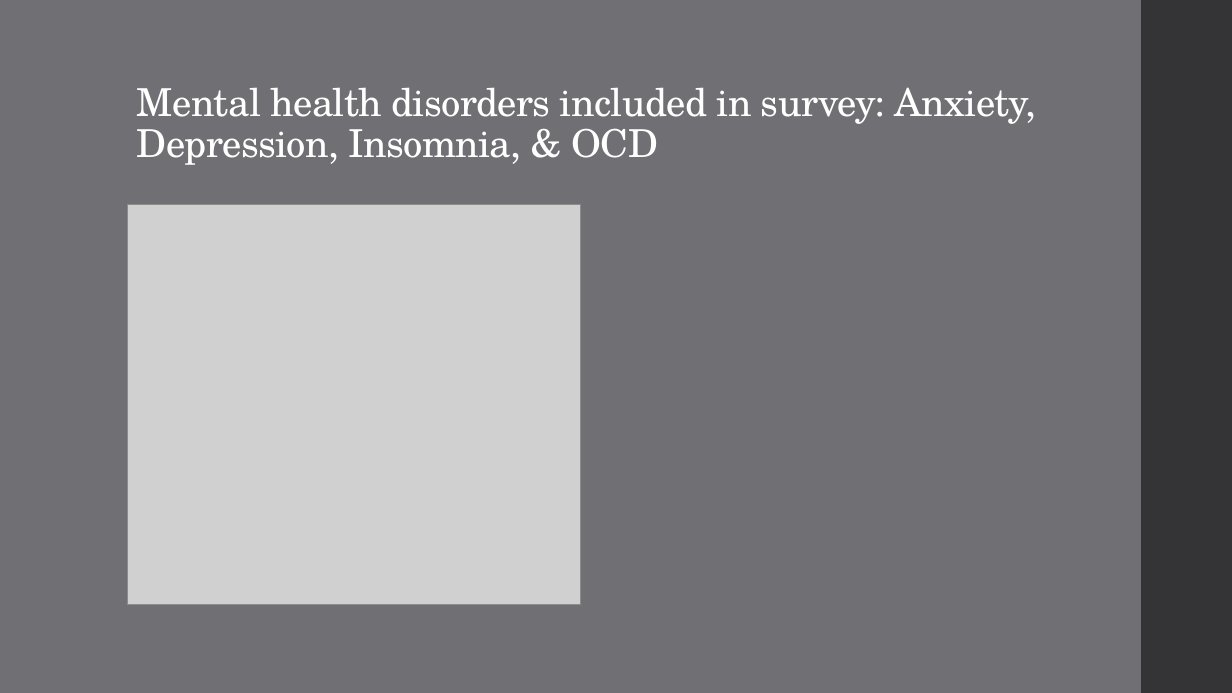
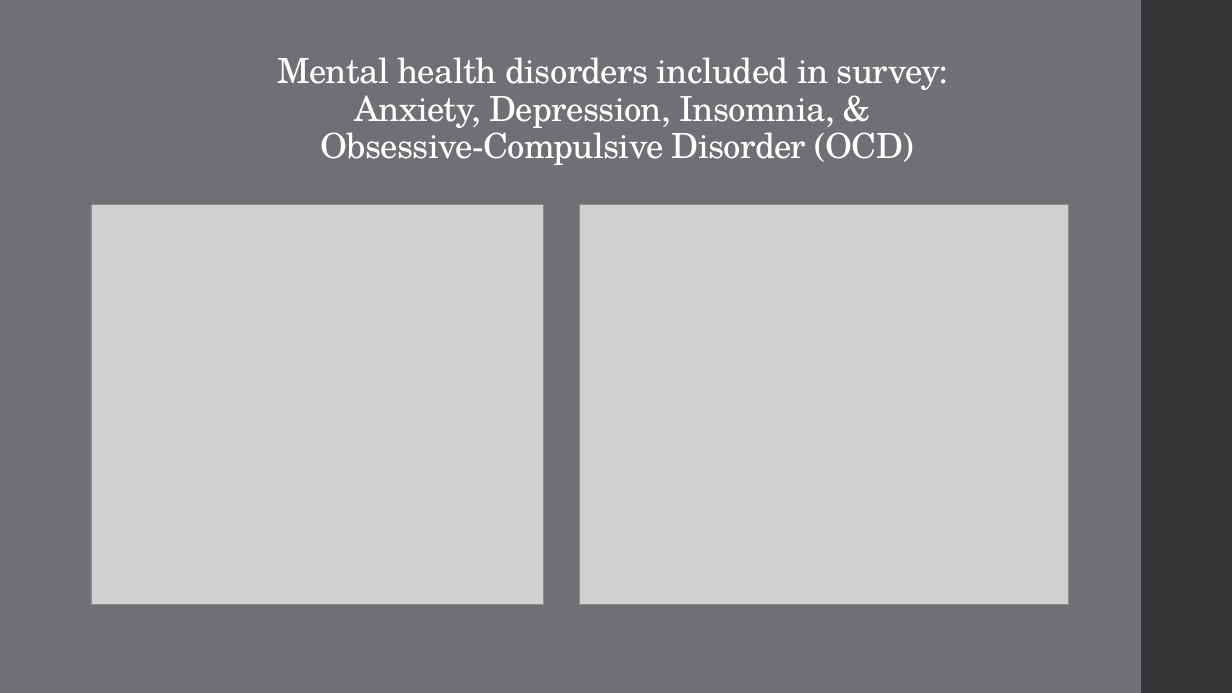
Before and after one commit to TheWizler/project1_group_10, a slide deck: slide 3 of Sarah's_work/Project 1 Presentation.pptx. Drawn at 1232x693 pixels with LibreOffice and Linux fonts; fonts in the diff are those of the drawing; grey boxes stand for pictures. Boxes give left, top, right and bottom in pixels: in the first picture for what was removed or moved away, otherwise in the second. Text is boxed around its words. In the diff, an @@ line names an element or a change of style, - is before the commit and + after.

```diff
--- a/Sarah's_work/Project 1 Presentation.pptx
+++ b/Sarah's_work/Project 1 Presentation.pptx
@@ title at (277, 57, 949, 165): text changed; size 30 to 27 pt @@
-Mental health disorders included in survey: Anxiety, Depression, Insomnia, & OCD
+Mental health disorders included in survey:
+Anxiety, Depression, Insomnia, &
+Obsessive-Compulsive Disorder (OCD)
@@ picture: place and size @@
-picture at (128, 205, 580, 605)
+picture at (91, 205, 543, 605)
@@ picture added at (579, 205, 1068, 605) @@
```
Also in this commit, not shown: 5 other slides changed, 3 slides added, 1 slide removed, 24 other files.
